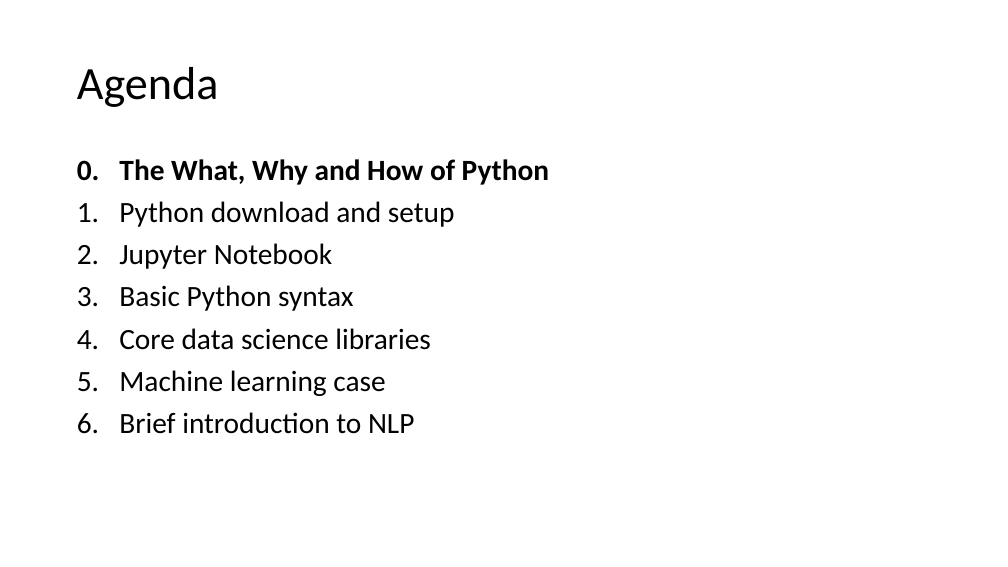
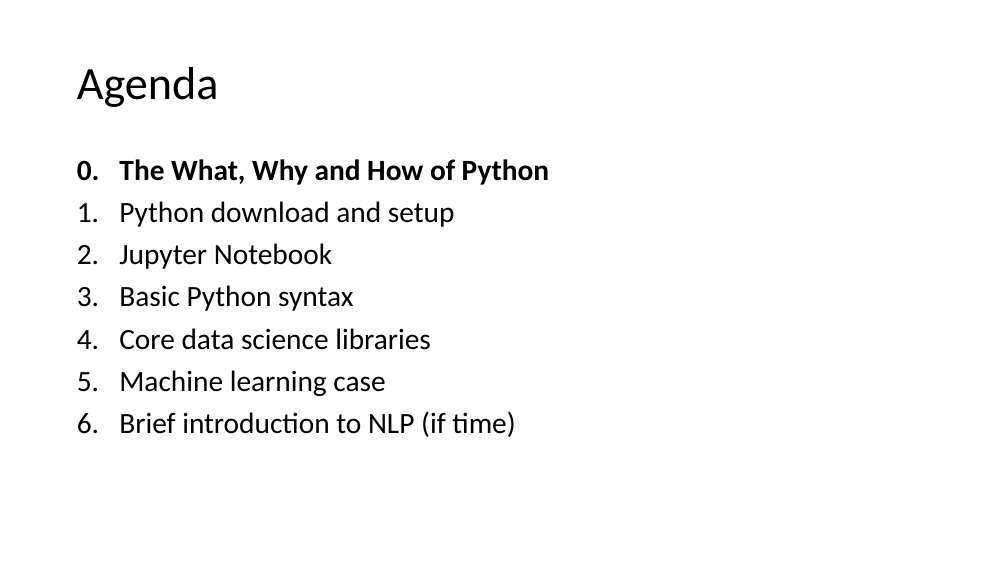
Before and after one commit to HStrand/python-ml101, a slide deck: slide 3 of Python course presentation 18 Dec 2017.pptx. Drawn at 1008x567 pixels with LibreOffice and Linux fonts; fonts in the diff are those of the drawing. Boxes give left, top, right and bottom in pixels: in the first picture for what was removed or moved away, otherwise in the second. Text is boxed around its words. In the diff, an @@ line names an element or a change of style, - is before the commit and + after.

```diff
--- a/Python course presentation 18 Dec 2017.pptx
+++ b/Python course presentation 18 Dec 2017.pptx
@@ text at box(119, 411, 515, 437): text changed @@
-6. Brief introduction to NLP
+6. Brief introduction to NLP (if time)
```
Also in this commit, not shown: 3 other slides changed, 13 slides added, 6 other files.
